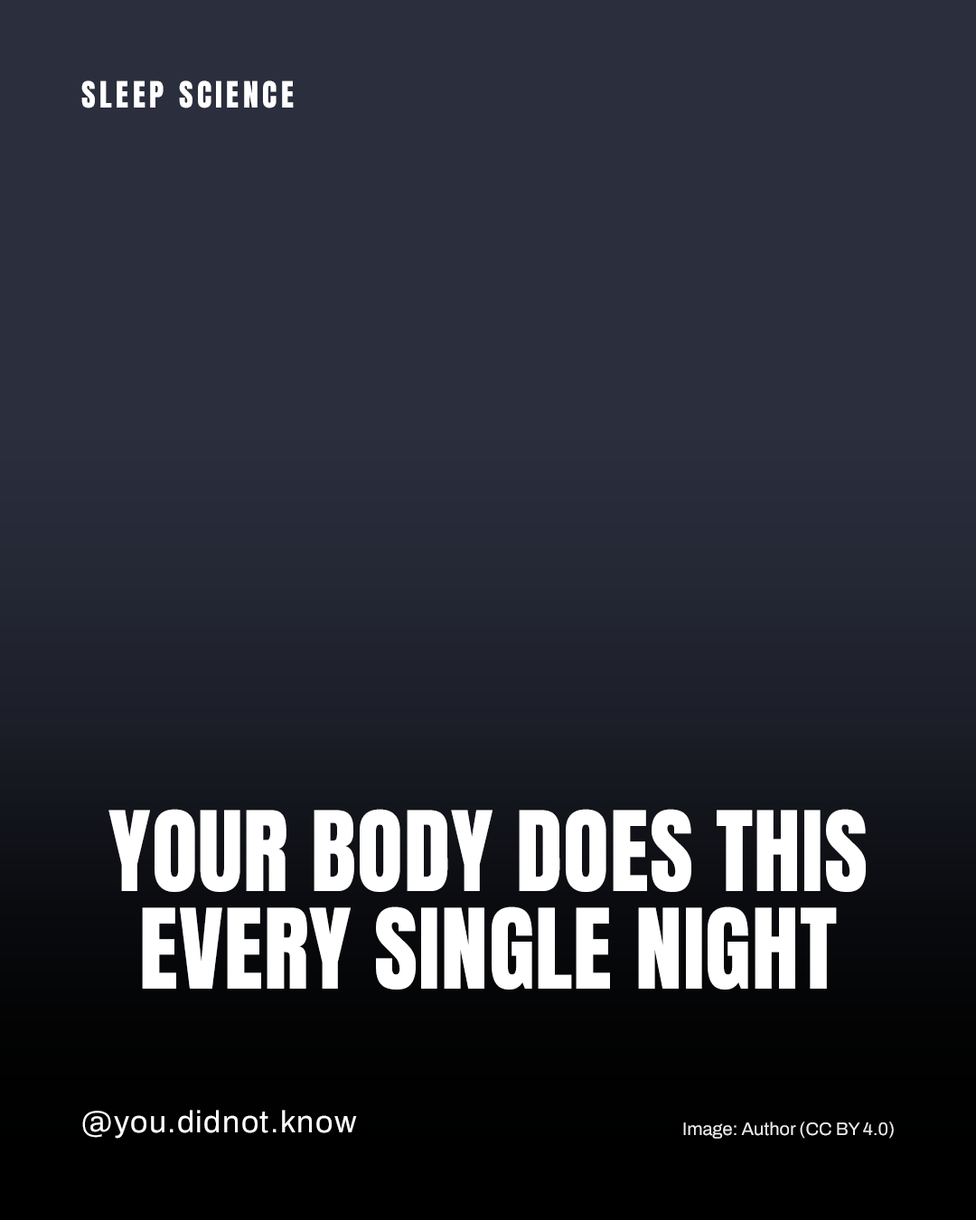
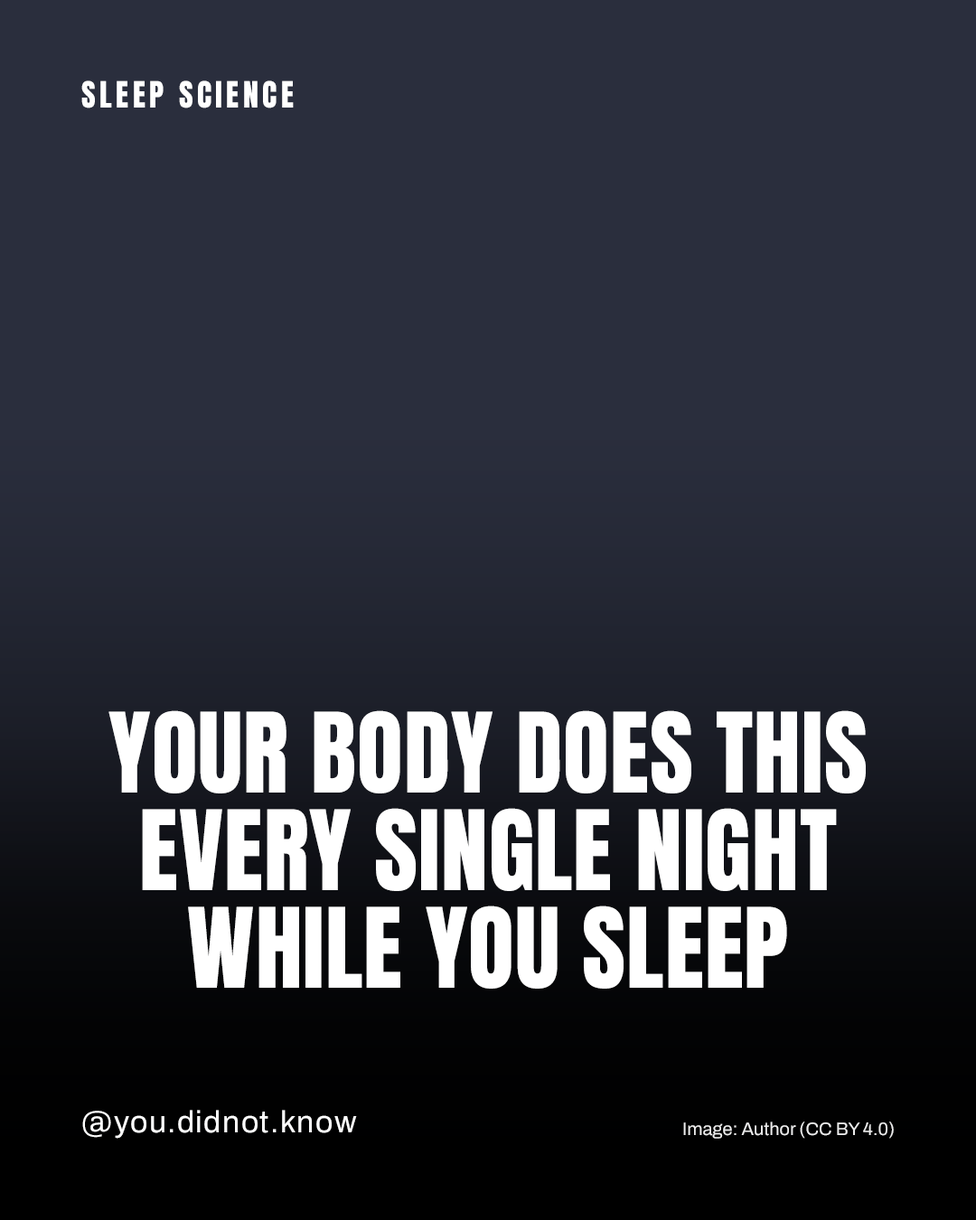
Layers edited between the first and the second 976×1220 image:
painted on "TITLE" over [108, 710, 866, 990]
